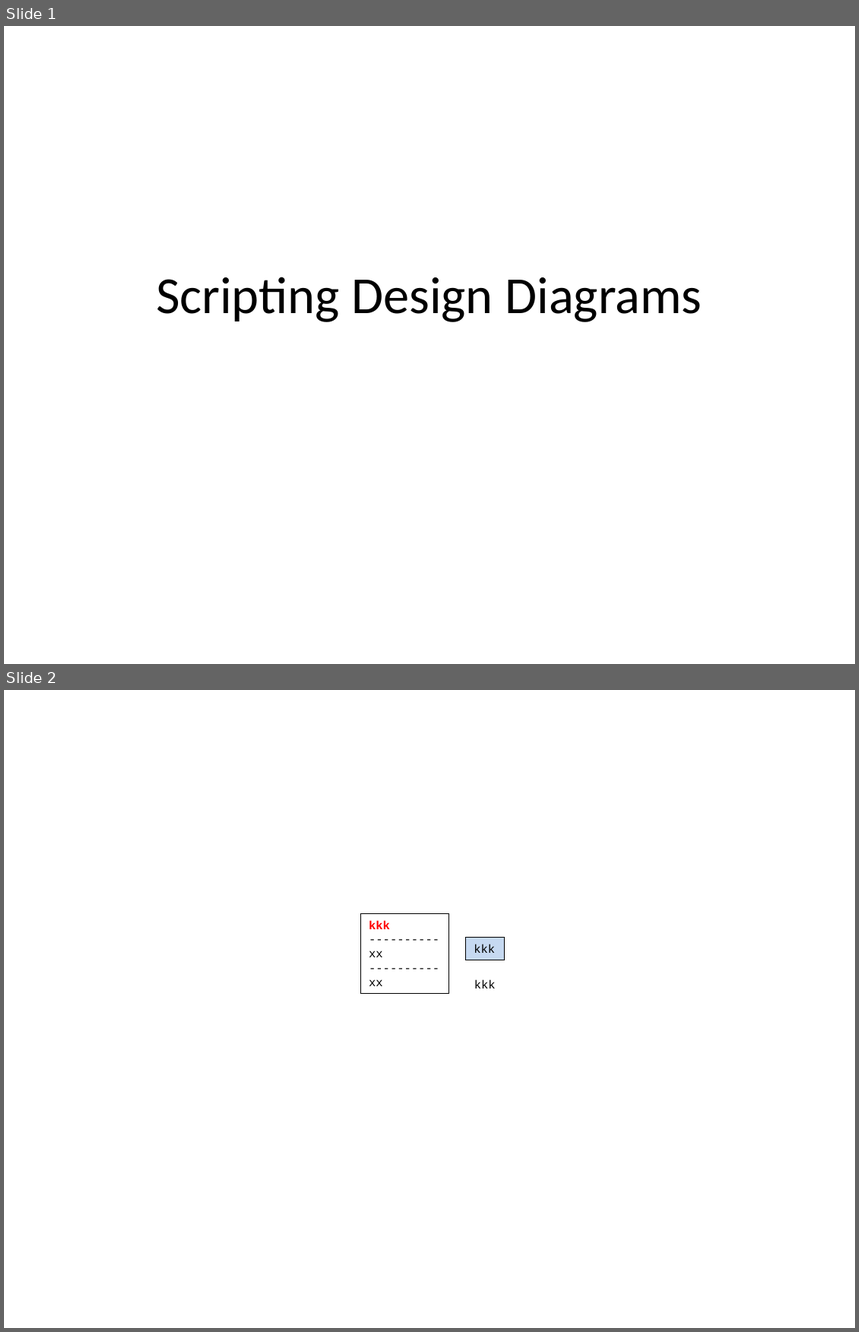
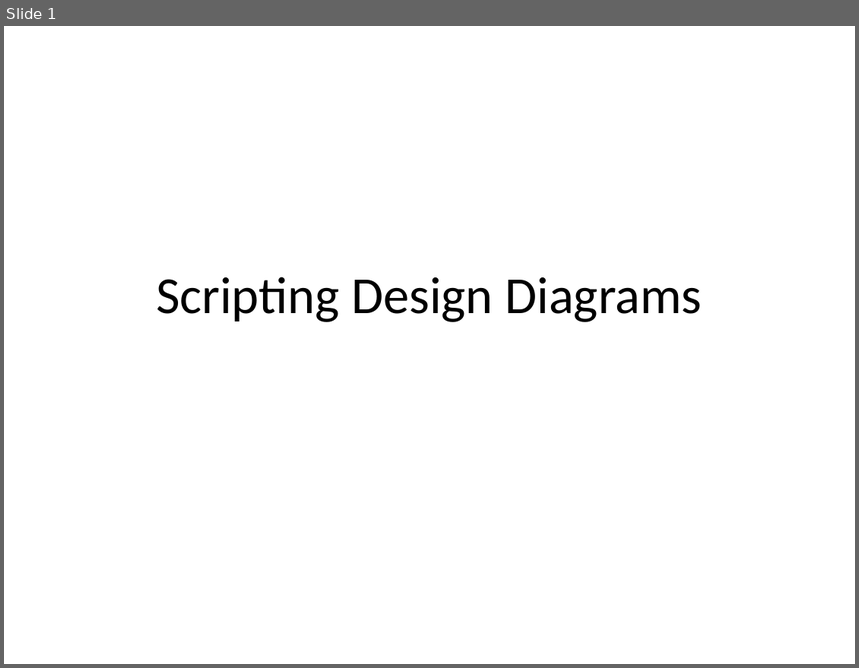
Before and after one commit to mlozborne/motin, a slide deck: Scripting/ScriptingDocumenation/DesignDiagrams.pptx. Shown one above the other, each under a label of ours: slides 1 and 2 before the commit, slide 1 after it. The pictures are 859x1332 and 859x668 pixels, drawn with LibreOffice and Linux fonts; fonts in the diff are those of the drawing. Boxes give left, top, right and bottom in pixels: in the first picture for what was removed or moved away, otherwise in the second. Text is boxed around its words. In the diff, an @@ line names an element or a change of style, - is before the commit and + after.

```diff
--- a/Scripting/ScriptingDocumenation/DesignDiagrams.pptx
+++ b/Scripting/ScriptingDocumenation/DesignDiagrams.pptx
@@ slide 2 removed at (x1=4, y1=690, x2=855, y2=1328), background #FFFFFF @@
@@ rectangle removed at (x1=360, y1=914, x2=449, y2=994) @@
-kkk
-----------
-xx
-----------
-xx
@@ rectangle removed at (x1=465, y1=938, x2=503, y2=961) @@
-kkk
@@ text removed at (x1=474, y1=980, x2=496, y2=989) @@
-kkk
```
Also in this commit, not shown: 2 slides changed, 1 slide added, 2 other files.
